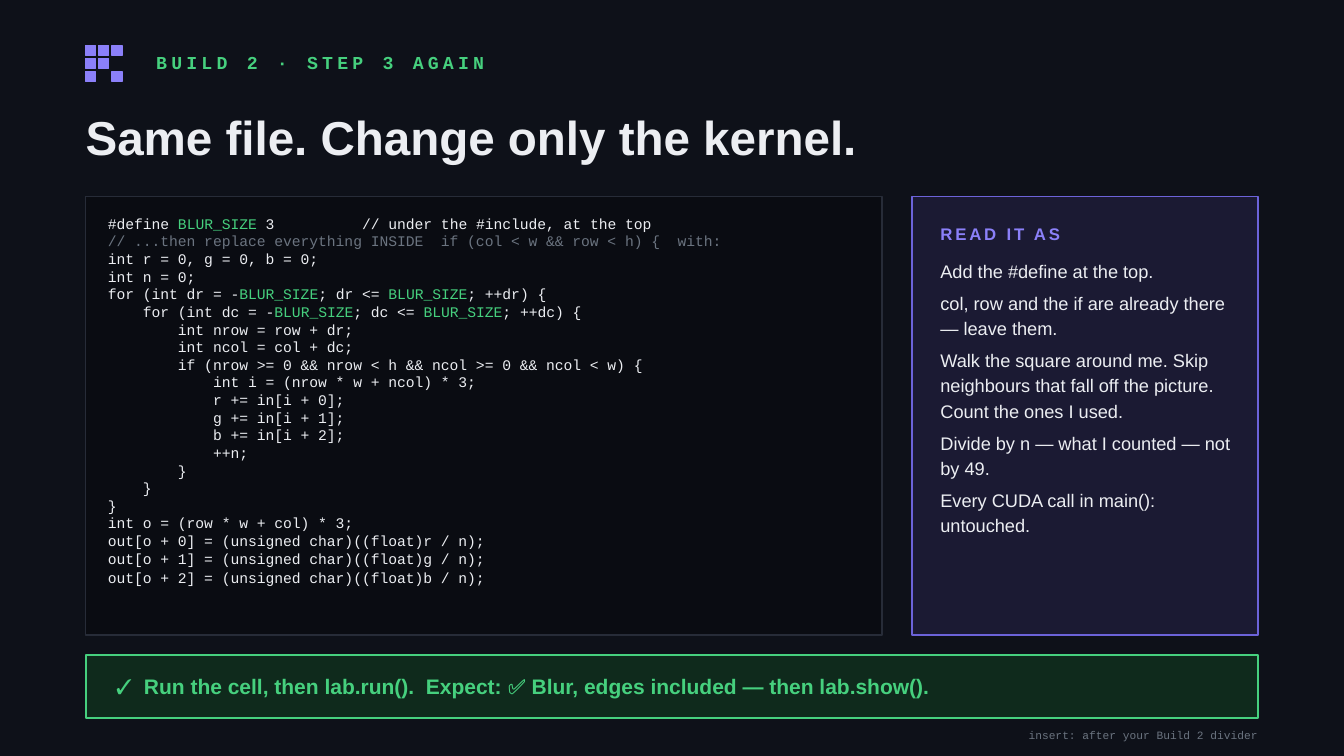
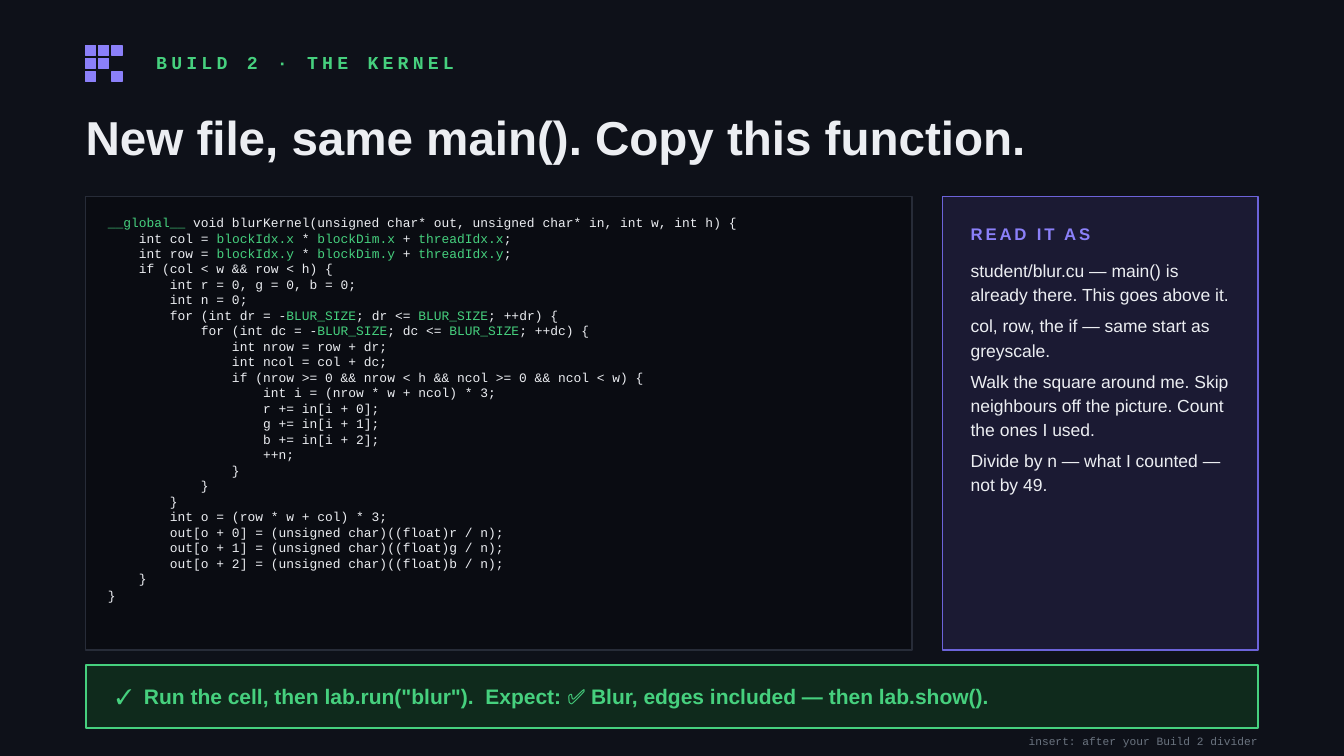
Before and after one commit to daryl-888/Workshop2, a slide deck: slide 8 of slides/step-slides.pptx. Drawn at 1344x756 pixels with LibreOffice and Linux fonts; fonts in the diff are those of the drawing. Boxes give left, top, right and bottom in pixels: in the first picture for what was removed or moved away, otherwise in the second. Text is boxed around its words. In the diff, an @@ line names an element or a change of style, - is before the commit and + after.

Commit message:
Blur is its own cell with main() pre-filled; only the kernel is typed
Build 2 is now student/blur.cu, a second cell whose main() is already
written - the same five steps as Build 1 with the kernel renamed to
blurKernel. The only thing typed in that file is the kernel, copied
whole from its slide. Build 1 is unchanged: main() empty, kernel body
empty, everything typed.

lab.run("blur") checks the second file. The checker now takes the
expected result, so a greyscale kernel pasted into the blur file is
called out as "greyscale, not blurred" instead of passing as a correct
greyscale. verify.py also asserts the pre-filled main() in the shipped
cell is identical to the finished version's, so the two can't drift.

The Build 2 slide now shows the entire blurKernel function, since that
is what gets copied.

```diff
--- a/slides/step-slides.pptx
+++ b/slides/step-slides.pptx
@@ text at (156,57,454,69): text changed @@
-BUILD 2 · STEP 3 AGAIN
+BUILD 2 · THE KERNEL
@@ text at (86,120,1026,164): text changed @@
-Same file. Change only the kernel.
+New file, same main(). Copy this function.
@@ rectangle: place and size @@
-rectangle at (86,197,882,635)
+rectangle at (86,197,912,650)
@@ rectangle: place and size @@
-rectangle at (912,197,1258,635)
+rectangle at (943,197,1258,650)
@@ text at (108,218,721,571): text changed; size 10.5 to 9.2 pt @@
-#define BLUR_SIZE 3 // under the #include, at the top
-// ...then replace everything INSIDE if (col < w && row < h) { with:
-int r = 0, g = 0, b = 0;
-int n = 0;
-for (int dr = -BLUR_SIZE; dr <= BLUR_SIZE; ++dr) {
-for (int dc = -BLUR_SIZE; dc <= BLUR_SIZE; ++dc) {
-int nrow = row + dr;
-int ncol = col + dc;
-if (nrow >= 0 && nrow < h && ncol >= 0 && ncol < w) {
-int i = (nrow * w + ncol) * 3;
-r += in[i + 0];
-g += in[i + 1];
-b += in[i + 2];
-++n;
-}
-}
-}
-int o = (row * w + col) * 3;
-out[o + 0] = (unsigned char)((float)r / n);
-out[o + 1] = (unsigned char)((float)g / n);
-out[o + 2] = (unsigned char)((float)b / n);
+__global__ void blurKernel(unsigned char* out, unsigned char* in, int w, int h) {
+int col = blockIdx.x * blockDim.x + threadIdx.x;
+int row = blockIdx.y * blockDim.y + threadIdx.y;
+if (col < w && row < h) {
+int r = 0, g = 0, b = 0;
+int n = 0;
+for (int dr = -BLUR_SIZE; dr <= BLUR_SIZE; ++dr) {
+for (int dc = -BLUR_SIZE; dc <= BLUR_SIZE; ++dc) {
+int nrow = row + dr;
+int ncol = col + dc;
+if (nrow >= 0 && nrow < h && ncol >= 0 && ncol < w) {
+int i = (nrow * w + ncol) * 3;
+r += in[i + 0];
+g += in[i + 1];
+b += in[i + 2];
+++n;
+}
+}
+}
+int o = (row * w + col) * 3;
+out[o + 0] = (unsigned char)((float)r / n);
+out[o + 1] = (unsigned char)((float)g / n);
+out[o + 2] = (unsigned char)((float)b / n);
+}
+}
@@ text "READ IT AS": place and size @@
-text "READ IT AS" at (940,228,1060,240)
+text "READ IT AS" at (971,228,1090,240)
@@ text at (971,264,1229,436): text changed; size 13 to 12.5 pt @@
-Add the #define at the top.
-col, row and the if are already there — leave them.
-Walk the square around me. Skip neighbours that fall off the picture. Count the ones I used.
+student/blur.cu — main() is already there. This goes above it.
+col, row, the if — same start as greyscale.
+Walk the square around me. Skip neighbours off the picture. Count the ones I used.
@@ text "student/blur.cu — main() is already ...": place and size @@
-text "student/blur.cu — main() is already ..." at (940,264,1230,532)
+text "student/blur.cu — main() is already ..." at (971,264,1229,495)
@@ text at (971,454,1198,495): size 13 to 12.5 pt in "Divide by n — what I counted ..." @@
@@ text at (940,493,1156,532): paragraph removed @@
-Every CUDA call in main(): untouched.
@@ rectangle: place and size @@
-rectangle at (86,655,1258,718)
+rectangle at (86,665,1258,728)
@@ text at (144,689,989,709): text changed @@
-✓ Run the cell, then lab.run(). Expect: ✅ Blur, edges included — then lab.show().
+✓ Run the cell, then lab.run("blur"). Expect: ✅ Blur, edges included — then lab.show().
@@ text "insert: after your Build 2 ...": place and size @@
-text "insert: after your Build 2 ..." at (1029,732,1257,741)
+text "insert: after your Build 2 ..." at (1029,737,1257,747)
```
Also in this commit, not shown: 7 other slides changed, 8 other files.
